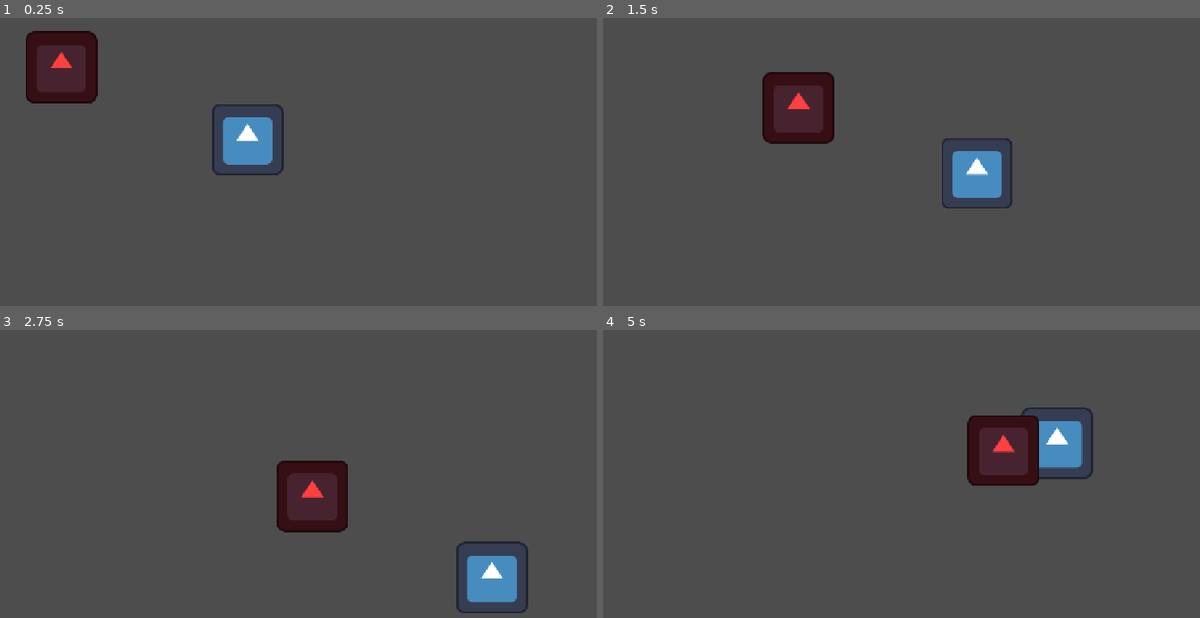
Above: before the commit, frames 1-4 (two rows, left to right).
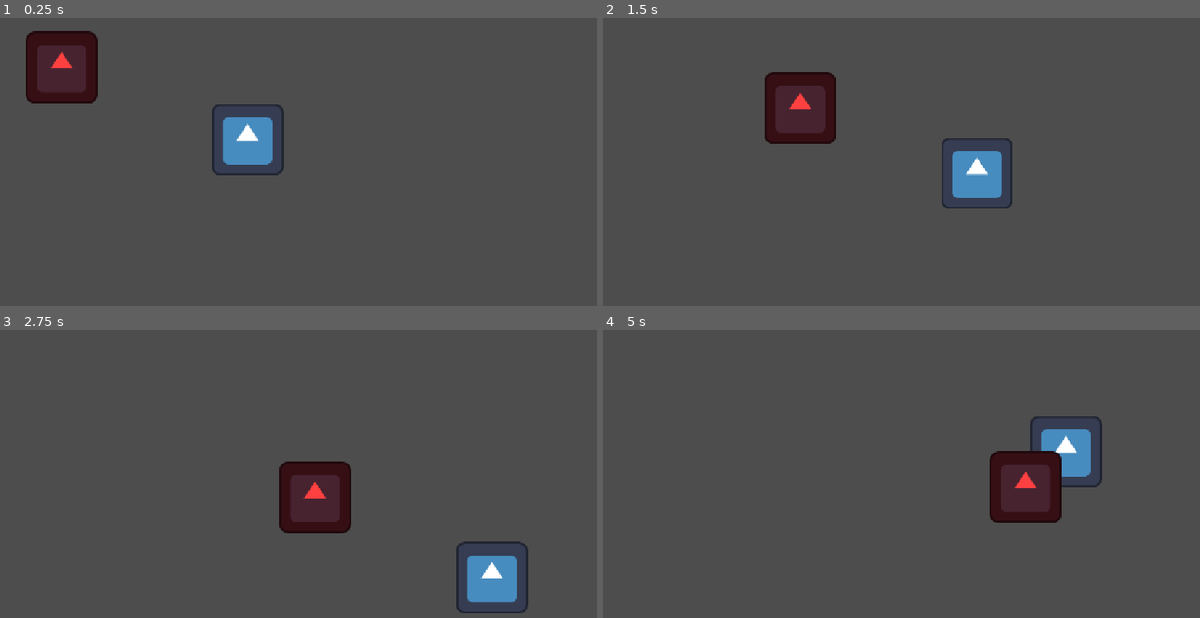
Above: after the commit, the same moments.

Repository: NxtCreator/little-archery
Game: Godot game, scene res://scenes/main.tscn
The game is run twice, just before and just after one commit, with the same random seed, the same clock (stepped at 60 frames per second) and the same inputs. The engine's default icon, where the game draws it, is replaced by a stand-in: a white triangle on a blue panel in a dark square.
Inputs (mouse positions are in pixels of both pictures, inside the frame that each line leads up to):
- Up to frame 1 (0.25 s): no input
- Up to frame 2 (1.5 s): tap Enter at 0.5 s; move the mouse to (1020, 138) at 0.52 s; hold D (move_right) 0.53-1.28 s; tap Alt at 0.6 s; click (1020, 138) at 0.67 s; move the mouse to (746, 173) at 1.27 s; hold S (move_down) from 1.28 s (still down); tap Shift at 1.35 s
- Up to frame 3 (2.75 s): move the mouse to (340, 387) at 2.02 s; release S (move_down) at 2.03 s; hold D (move_right) from 2.03 s (still down); tap Alt at 2.1 s
- Up to frame 4 (5 s): move the mouse to (841, 540) at 2.77 s; release D (move_right) at 2.78 s; hold W (move_up) 2.78-3.53 s; tap Shift at 2.85, 4.35 s; click (841, 540) at 2.92 s; move the mouse to (1068, 522) at 3.52 s; hold A (move_left) from 3.53 s (still down); tap Alt at 3.6 s; move the mouse to (680, 413) at 4.27 s

The runs differ from the first frame. In frame 1, less than 0.1% of the frame differs, in the area x 4-17%, y 5-18%; in frame 2, 0.3%; in frame 3, 0.5%; in frame 4, 5.8%, in the area x 60-84%, y 26-67%.

Commit message:
Set player and enemy to Floating motion mode to fix sticking on top edge

Diff:
--- a/scenes/enemy.tscn
+++ b/scenes/enemy.tscn
@@ -7,7 +7,9 @@
 radius = 48.0
 
 [node name="Enemy" type="CharacterBody2D" unique_id=283542043]
+motion_mode = 1
 script = ExtResource("1_md0e3")
+speed = 202
 
 [node name="Sprite2D" type="Sprite2D" parent="." unique_id=330599043]
 modulate = Color(1, 0.2509804, 0.2509804, 1)
